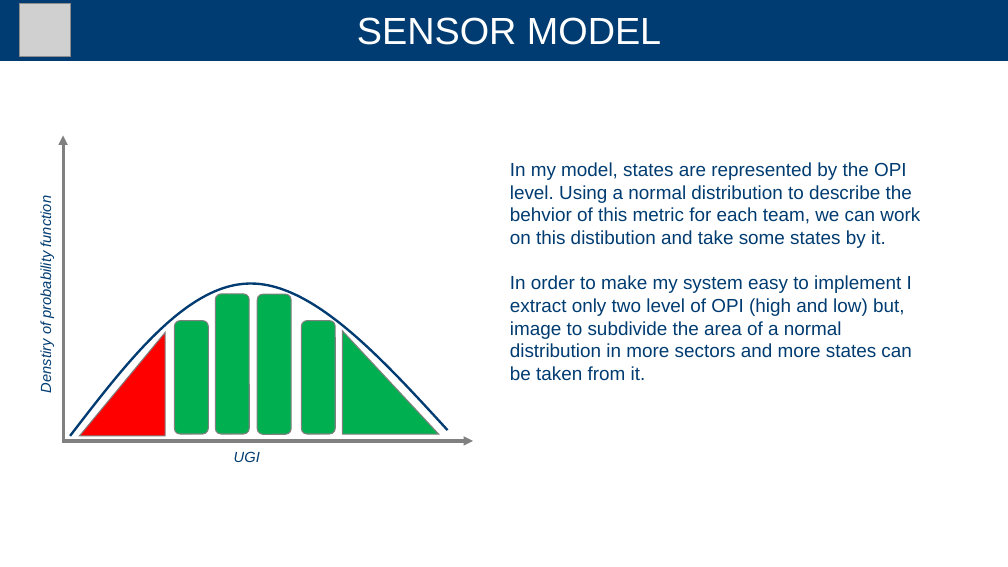
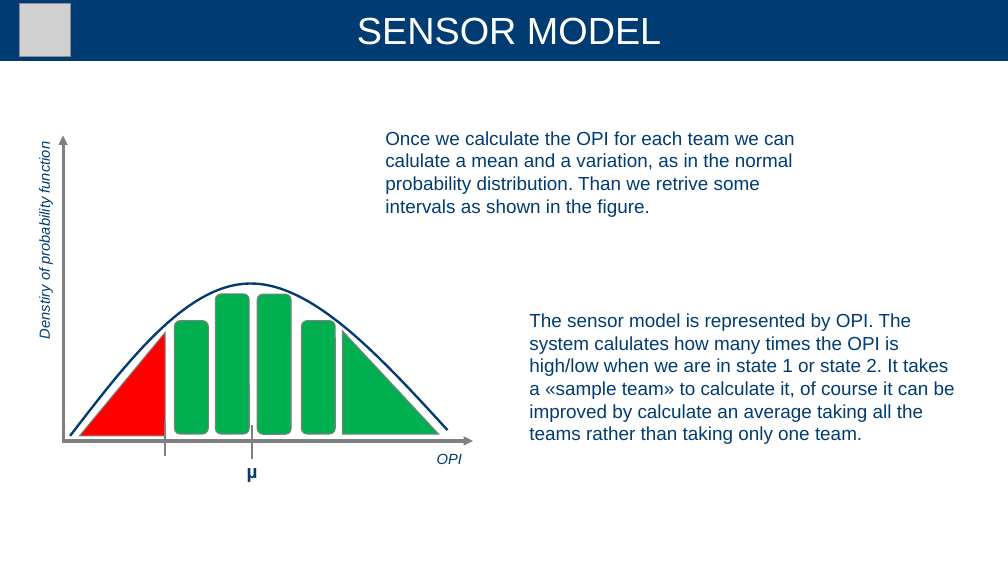
Before and after one commit to andreaTufo/FootballBettingDetectionSystem, a slide deck: slide 9 of presentation/presentation.pptx. Drawn at 1008x567 pixels with LibreOffice and Linux fonts; fonts in the diff are those of the drawing; grey boxes stand for pictures. Boxes give left, top, right and bottom in pixels: in the first picture for what was removed or moved away, otherwise in the second. Text is boxed around its words. In the diff, an @@ line names an element or a change of style, - is before the commit and + after.

Commit message:
Update presentation.pptx
sensor model

```diff
--- a/presentation/presentation.pptx
+++ b/presentation/presentation.pptx
@@ text "Denstiry of probability function": place and size @@
-text "Denstiry of probability function" at <box>38,201,54,392</box>
+text "Denstiry of probability function" at <box>36,147,52,338</box>
@@ text added at <box>385,131,794,217</box>, 18 pt, text #003C71 @@
+Once we calculate the OPI for each team we can calulate a mean and a variation, as in the normal probability distribution. Than we retrive some intervals as shown in the figure.
@@ text at <box>529,313,955,444</box>: text changed @@
-In my model, states are represented by the OPI level. Using a normal distribution to describe the behvior of this metric for each team, we can work on this distibution and take some states by it.
-In order to make my system easy to implement I extract only two level of OPI (high and low) but, image to subdivide the area of a normal distribution in more sectors and more states can be taken from it.
+The sensor model is represented by OPI. The system calulates how many times the OPI is high/low when we are in state 1 or state 2. It takes a «sample team» to calculate it, of course it can be improved by calculate an average taking all the teams rather than taking only one team.
@@ line added from (165, 422) to (165, 456), #808080 2.25 pt @@
@@ line added from (252, 425) to (252, 459), #808080 2.25 pt @@
@@ text removed at <box>234,451,260,462</box> @@
-UGI
@@ text added at <box>247,468,258,482</box>, 18 pt, text #003C71, bold @@
+µ
@@ text added at <box>437,453,462,464</box>, 14 pt, text #003C71, italic @@
+OPI
```
